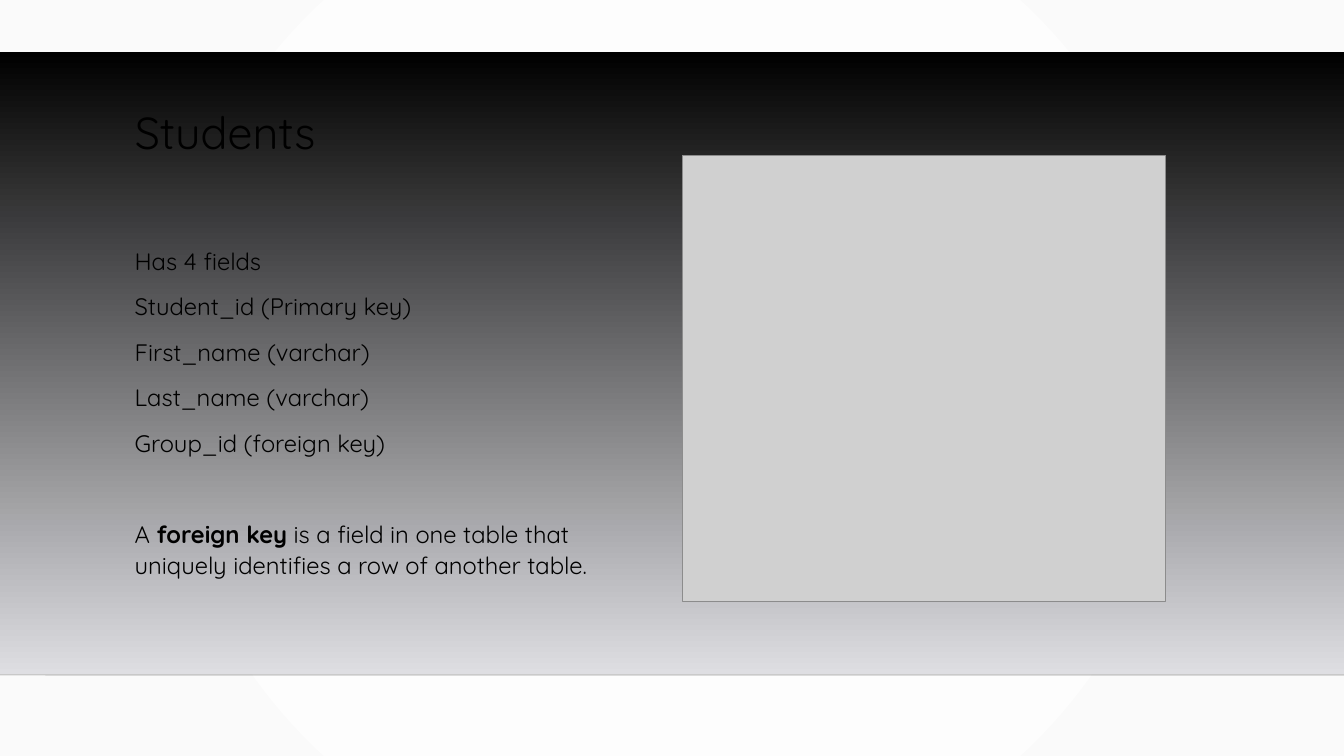
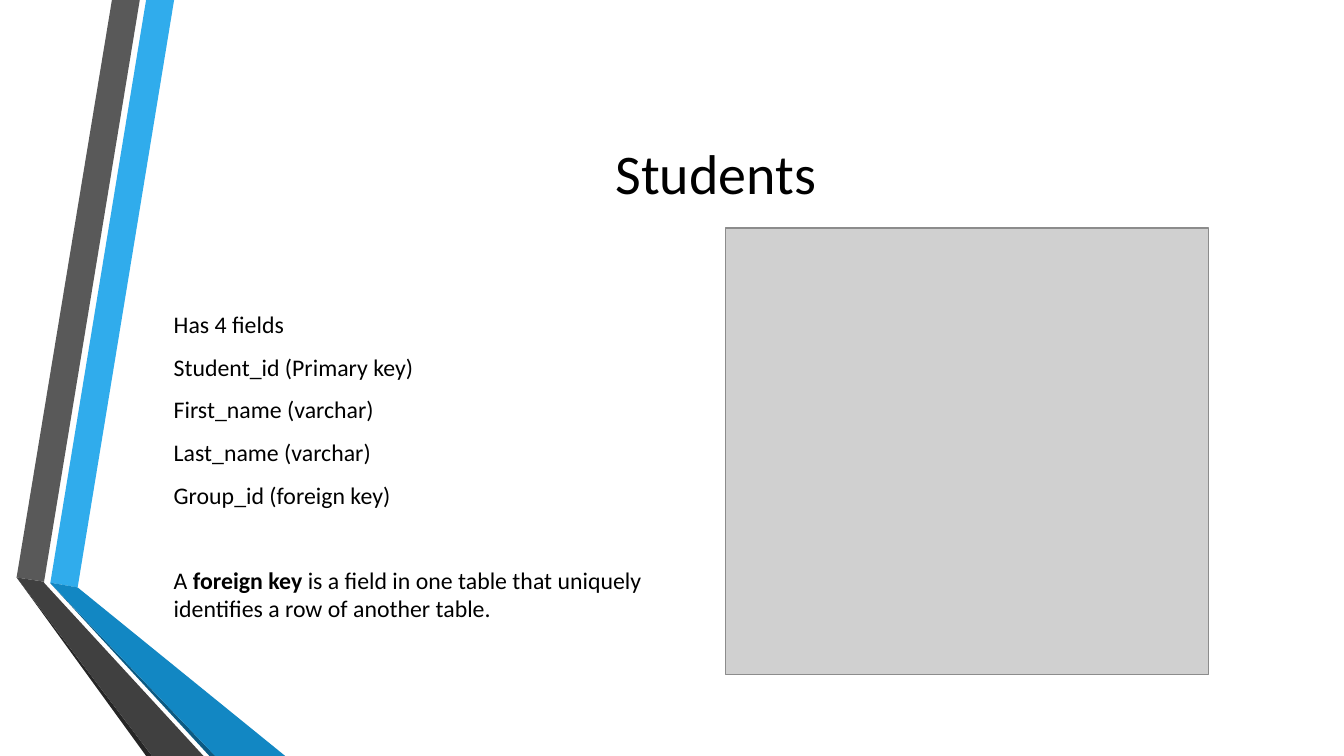
Before and after one commit to MGIS-UMN/GIS5577_week7, a slide deck: slide 8 of Entity_Relationship_Diagram.odp. Drawn at 1344x756 pixels with LibreOffice and Linux fonts; fonts in the diff are those of the drawing; grey boxes stand for pictures; background and template pictures are left out. Boxes give left, top, right and bottom in pixels: in the first picture for what was removed or moved away, otherwise in the second. Text is boxed around its words. In the diff, an @@ line names an element or a change of style, - is before the commit and + after.

```diff
--- a/Entity_Relationship_Diagram.odp
+++ b/Entity_Relationship_Diagram.odp
@@ background gradient #FFFFFF to #FAFAFA to picture (left out) @@
@@ freeform shape removed at <box>0,51,1344,675</box> @@
@@ title "Students": place and size @@
-title "Students" at <box>135,96,316,163</box>
+title "Students" at <box>616,155,817,195</box>
@@ title "Students" at <box>616,155,817,195</box>: size 32 to 40 pt, font Quicksand to Calibri; alignment left to centre; line spacing 0.9 to 1; vertical alignment top to middle @@
@@ picture: place and size @@
-picture at <box>683,155,1166,602</box>
+picture at <box>726,228,1209,675</box>
@@ text "Has 4 fields": place and size @@
-text "Has 4 fields" at <box>135,253,587,579</box>
+text "Has 4 fields" at <box>174,316,642,617</box>
@@ text "Has 4 fields" at <box>174,316,642,617</box>: font Quicksand to Calibri; line spacing 1.1 to 1; vertical alignment top to middle @@
@@ group added at <box>16,0,285,756</box>: 6 freeform shapes @@
@@ line removed from (0, 675) to (1344, 675) @@
```
Also in this commit, not shown: 12 other slides changed, 2 other files.
